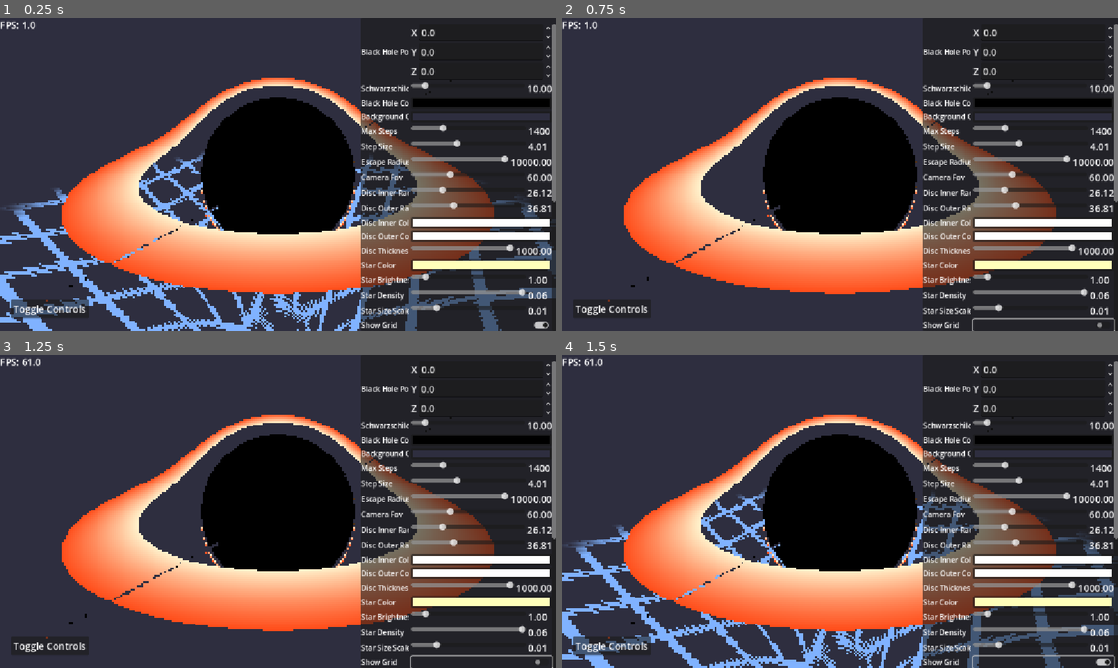
Above: before the commit, frames 1-4 (two rows, left to right).
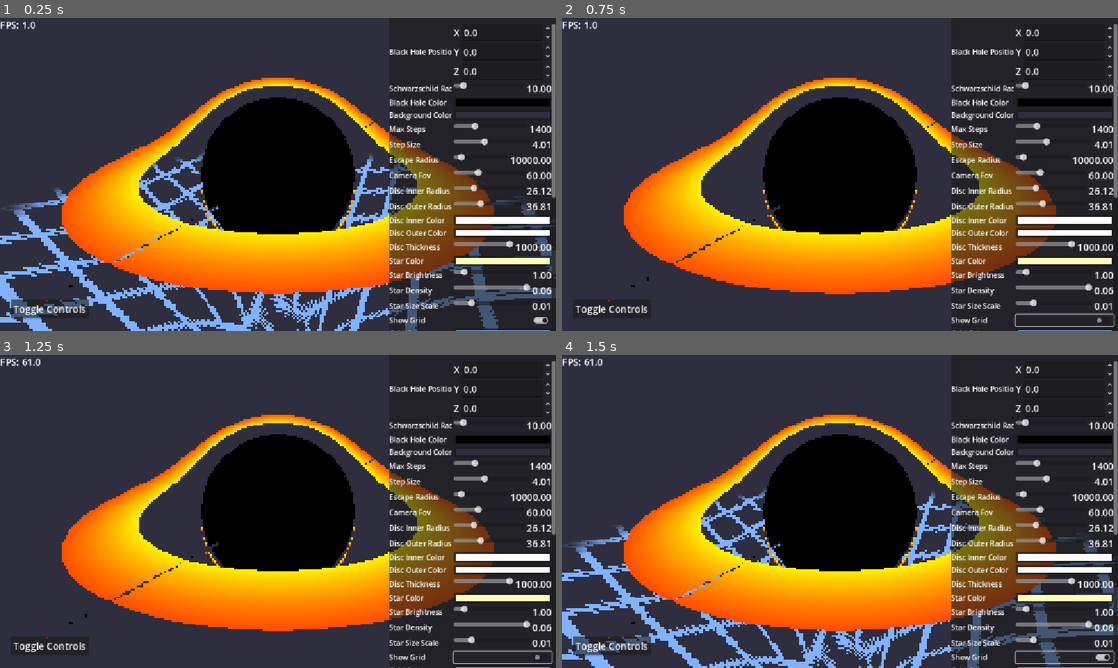
Above: after the commit, the same moments.

Repository: PixelSaver/black-pixhole
Game: Godot game, scene res://scriptsnscenes/main/main.tscn
Two runs of this game, one before a commit and one after it. Both use one fixed random seed, a clock stepped at 60 frames per second and the inputs below.
Inputs (mouse positions are in pixels of both pictures, inside the frame that each line leads up to; where the layout moved, square brackets give the same spot in the first picture):
- Up to frame 1 (0.25 s): no input
- Up to frame 2 (0.75 s): click (1062, 321) [1045, 324] at 0.5 s
- Up to frame 3 (1.25 s): no input
- Up to frame 4 (1.5 s): click (1062, 658) [1045, 661] at 1.25 s

The runs differ from the first frame. In frame 1, 26% of the frame differs, in the area x 11-100%, y 2-100%; in frame 2, 26%; in frame 3, 26%; in frame 4, 26%.

Commit message:
Fixed spacing issues with inspector

Diff:
--- a/scriptsnscenes/hole_3d_attempt2/3drk_4_att_2.gdshader
+++ b/scriptsnscenes/hole_3d_attempt2/3drk_4_att_2.gdshader
@@ -17,8 +17,8 @@
 // ---------- Accretion Disc Params --------
 uniform float disc_inner_radius = 2.2;
 uniform float disc_outer_radius = 5.2;
-uniform vec3 disc_inner_color : source_color = vec3(1.0, 0.95, 0.8);
-uniform vec3 disc_outer_color : source_color = vec3(1.0, 0.3, 0.1);
+uniform vec3 disc_inner_color : source_color = vec3(1.0, 0.95, 0.0);
+uniform vec3 disc_outer_color : source_color = vec3(1.0, 0.3, 0.0);
 uniform float disc_thickness = 1.;
 
 // -------- Star params ---------
--- a/scriptsnscenes/hole_3d_attempt2/shader_controller.gd
+++ b/scriptsnscenes/hole_3d_attempt2/shader_controller.gd
@@ -20,7 +20,7 @@
 	set(v): max_steps = v; _update_param("max_steps", v)
 @export_range(0.1, 10.0) var step_size: float = 0.0:
 	set(v): step_size = v; _update_param("step_size", v)
-@export_range(0.1, 100.0) var escape_radius: float = 0.0:
+@export_range(1e3, 1e5) var escape_radius: float = 0.0:
 	set(v): escape_radius = v; _update_param("escape_radius", v)
 
 @export_group("Camera")
@@ -54,13 +54,13 @@
 	set(v): show_grid = v; _update_param("show_grid", v)
 @export var grid_color: Color = Color.WHITE:
 	set(v): grid_color = v; _update_param("grid_color", _color_to_vec3(v))
-@export_range(1e8, 1e12) var grid_spacing: float = 0.0:
+@export_range(1, 1e3) var grid_spacing: float = 0.0:
 	set(v): grid_spacing = v; _update_param("grid_spacing", v)
 @export_range(0.1, 10.0) var grid_line_thickness: float = 0.0:
 	set(v): grid_line_thickness = v; _update_param("grid_line_thickness", v)
 @export_range(0.0, 1.0) var grid_alpha: float = 0.0:
 	set(v): grid_alpha = v; _update_param("grid_alpha", v)
-@export_range(1e8, 1e12) var grid_range: float = 0.0:
+@export_range(10, 1e3) var grid_range: float = 0.0:
 	set(v): grid_range = v; _update_param("grid_range", v)
 @export_range(0.0, 100.0) var grid_warp_offset: float = 0.0:
 	set(v): grid_warp_offset = v; _update_param("grid_warp_offset", v)
@@ -144,11 +144,14 @@
 
 		var value = _material.get_shader_parameter(shader_name)
 		if value != null:
-			if is_color and value is Vector3:
-				# Convert Vec3 back to Color
-				set(property_name, Color(value.x, value.y, value.z))
+			if is_color:
+				if value is Vector3:
+					set(property_name, Color(value.x, value.y, value.z))
+				elif value is Color:
+					set(property_name, value)
 			else:
 				set(property_name, value)
+
 ## Update a single shader parameter
 func _update_param(param_name: String, value):
 	if not _material or not _initialized:
--- a/scriptsnscenes/main/main.tscn
+++ b/scriptsnscenes/main/main.tscn
@@ -77,10 +77,17 @@
 
 [node name="RuntimeInspector" parent="UI" instance=ExtResource("5_uu8of")]
 layout_mode = 1
-anchor_left = 0.649
+anchor_left = 0.7
+grow_horizontal = 1
+grow_vertical = 1
 mouse_filter = 2
-inspector_min_height = 648
-property_label_min_x = 100
+value_column_max_width = 0
+property_label_min_x = 130
+spinbox_min_x = 0
+vector_axis_label_width = 0
+vector_axis_spin_min_x = 0
+color_picker_width = 0
+color_picker_height = 0
 
 [node name="ControlsToggle" type="Button" parent="UI"]
 layout_mode = 1
--- a/scriptsnscenes/runtime/runtime_inspector.gd
+++ b/scriptsnscenes/runtime/runtime_inspector.gd
@@ -97,6 +97,7 @@
 	var current_value = _current_target.get(prop_name)
 
 	var container = HBoxContainer.new()
+	container.size_flags_horizontal = Control.SIZE_FILL
 	_property_container.add_child(container)
 
 	var label = Label.new()
@@ -111,7 +112,16 @@
 	if control:
 		control.size_flags_horizontal = Control.SIZE_EXPAND_FILL
 		container.add_child(control)
+		control.custom_minimum_size.x = 0
+		_debug_log_control_sizes(control, prop_name)
 		_property_controls[prop_name] = control
+
+func _debug_log_control_sizes(control: Control, label: String):
+	await get_tree().process_frame  # wait for layout
+	var min_size = control.get_combined_minimum_size()
+	var actual_size = control.size
+	print("[%s] min_size=%s actual_size=%s type=%s" %
+		[label, min_size, actual_size, control])
 
 func _create_control_for_type(type: int, value, prop: Dictionary):
 	match type:
@@ -164,6 +174,7 @@
 			slider.max_value = max_val
 			slider.step = step
 			slider.value = value
+			slider.custom_minimum_size.x = 0
 			slider.size_flags_horizontal = Control.SIZE_EXPAND_FILL
 			slider.value_changed.connect(func(v):
 				_on_property_changed(prop.name, int(v))
@@ -200,6 +211,8 @@
 			var value_label = Label.new()
 			value_label.text = "%.2f" % value
 			value_label.custom_minimum_size.x = spinbox_min_x
+			value_label.size_flags_horizontal = Control.SIZE_SHRINK_END
+
 
 			var slider = HSlider.new()
 			slider.min_value = min_val
@@ -235,13 +248,16 @@
 	line_edit.focus_exited.connect(func(): _on_property_changed(prop_name, line_edit.text))
 	return line_edit
 
-func _create_vector2_control(value: Vector2, prop_name: String) -> HBoxContainer:
-	var hbox = HBoxContainer.new()
-
+func _create_vector2_control(value: Vector2, prop_name: String) -> VBoxContainer:
+	var vbox = VBoxContainer.new()
+
+	# X axis
+	var hbox_x = HBoxContainer.new()
 	var x_label = Label.new()
 	x_label.text = "X"
-	x_label.custom_minimum_size.x = spinbox_min_x / 2
-	hbox.add_child(x_label)
+	x_label.custom_minimum_size.x = vector_axis_label_width
+	x_label.size_flags_horizontal = Control.SIZE_SHRINK_BEGIN
+	hbox_x.add_child(x_label)
 
 	var x_spin = SpinBox.new()
 	x_spin.min_value = SPINBOX_MIN
@@ -250,7 +266,8 @@
 	x_spin.value = value.x
 	x_spin.allow_greater = true
 	x_spin.allow_lesser = true
-	x_spin.custom_minimum_size.x = spinbox_min_x / 2
+	x_spin.custom_minimum_size.x = vector_axis_spin_min_x
+	x_spin.size_flags_horizontal = Control.SIZE_EXPAND_FILL
 	x_spin.value_changed.connect(func(v):
 		var vec = _current_target.get(prop_name)
 		_on_property_changed(prop_name, Vector2(v, vec.y))
@@ -258,12 +275,17 @@
 	_add_draggable_to_spinbox(x_spin, prop_name, func(delta):
 		x_spin.value += delta
 	)
-	hbox.add_child(x_spin)
-
+	hbox_x.add_child(x_spin)
+
+	vbox.add_child(hbox_x)
+
+	# Y axis
+	var hbox_y = HBoxContainer.new()
 	var y_label = Label.new()
 	y_label.text = "Y"
-	y_label.custom_minimum_size.x = spinbox_min_x / 2
-	hbox.add_child(y_label)
+	y_label.custom_minimum_size.x = vector_axis_label_width
+	y_label.size_flags_horizontal = Control.SIZE_SHRINK_BEGIN
+	hbox_y.add_child(y_label)
 
 	var y_spin = SpinBox.new()
 	y_spin.min_value = SPINBOX_MIN
@@ -272,7 +294,8 @@
 	y_spin.value = value.y
 	y_spin.allow_greater = true
 	y_spin.allow_lesser = true
-	y_spin.custom_minimum_size.x = spinbox_min_x / 2
+	y_spin.custom_minimum_size.x = vector_axis_spin_min_x
+	y_spin.size_flags_horizontal = Control.SIZE_EXPAND_FILL
 	y_spin.value_changed.connect(func(v):
 		var vec = _current_target.get(prop_name)
 		_on_property_changed(prop_name, Vector2(vec.x, v))
@@ -280,9 +303,11 @@
 	_add_draggable_to_spinbox(y_spin, prop_name, func(delta):
 		y_spin.value += delta
 	)
-	hbox.add_child(y_spin)
-
-	return hbox
+	hbox_y.add_child(y_spin)
+
+	vbox.add_child(hbox_y)
+
+	return vbox
 
 func _create_vector3_control(value: Vector3, prop_name: String) -> VBoxContainer:
 	var vbox = VBoxContainer.new()
--- a/scriptsnscenes/runtime/runtime_inspector.tscn
+++ b/scriptsnscenes/runtime/runtime_inspector.tscn
@@ -10,10 +10,11 @@
 grow_horizontal = 2
 grow_vertical = 2
 script = ExtResource("1_opkyv")
+compact_mode = true
 inspector_min_width = 0
 inspector_min_height = 0
 value_column_max_width = 60
 property_label_min_x = 50
-spinbox_min_x = 50
+spinbox_min_x = 40
 vector_axis_spin_min_x = 20
 color_picker_width = 30
